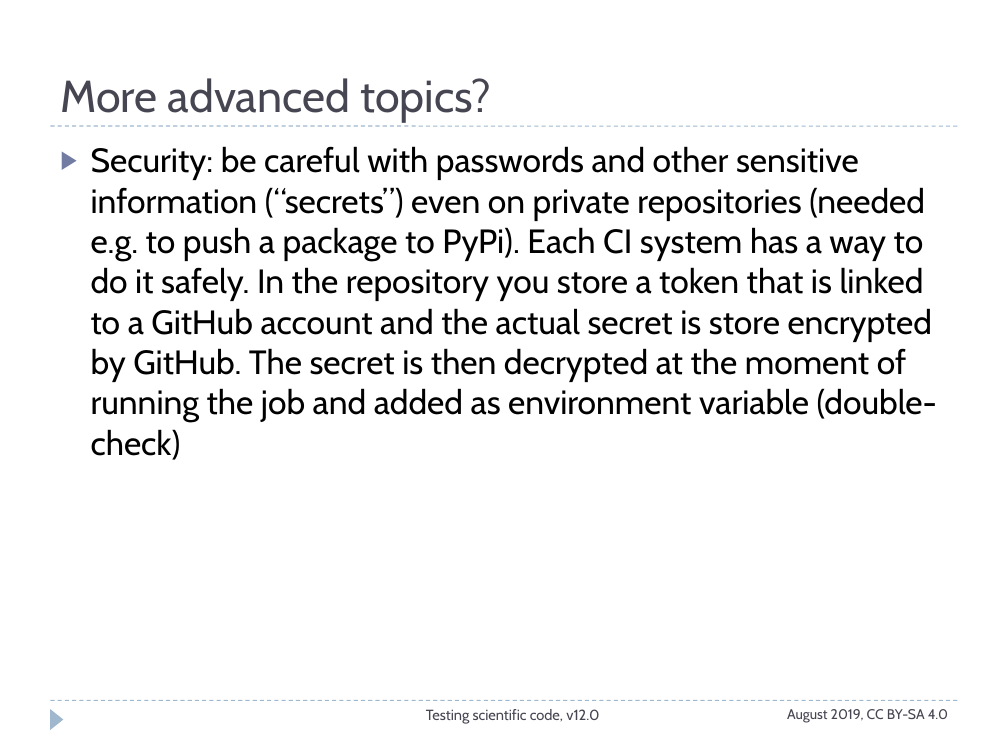
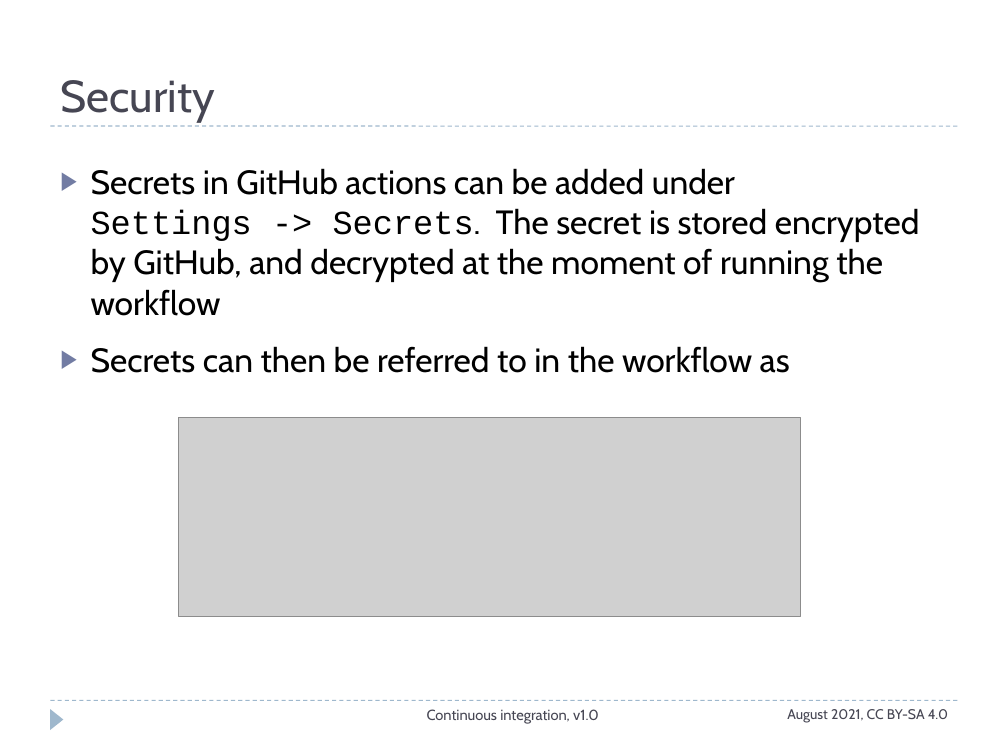
Before and after one commit to ASPP/testing_debugging_profiling, a slide deck: slide 20 of continuous_integration.pptx (slide 12 before the commit). Drawn at 1008x756 pixels with LibreOffice and Linux fonts; fonts in the diff are those of the drawing; grey boxes stand for pictures. Boxes give left, top, right and bottom in pixels: in the first picture for what was removed or moved away, otherwise in the second. Text is boxed around its words. In the diff, an @@ line names an element or a change of style, - is before the commit and + after.

Commit message:
updated CI presentation

```diff
--- a/continuous_integration.pptx
+++ b/continuous_integration.pptx
@@ title at bbox=[60, 80, 215, 122]: text changed @@
-More advanced topics?
+Security
@@ text at bbox=[91, 168, 920, 373]: text changed @@
-▶ Security: be careful with passwords and other sensitive information (“secrets”) even on private repositories (needed e.g. to push a package to PyPi). Each CI system has a way to do it safely. In the repository you store a token that is linked to a GitHub account and the actual secret is store encrypted by GitHub. The secret is then decrypted at the moment of running the job and added as environment variable (double-check)
+▶ Secrets in GitHub actions can be added under
+  Settings -> Secrets. The secret is stored encrypted by GitHub, and decrypted at the moment of running the workflow
+▶ Secrets can then be referred to in the workflow as
@@ picture added at bbox=[178, 417, 800, 616] @@
@@ text at bbox=[427, 709, 599, 724]: text changed @@
-Testing scientific code, v12.0
+Continuous integration, v1.0
@@ text at bbox=[787, 709, 948, 723]: text changed @@
-August 2019, CC BY-SA 4.0
+August 2021, CC BY-SA 4.0
```
Also in this commit, not shown: 10 other slides changed, 13 slides added, 3 slides removed.
